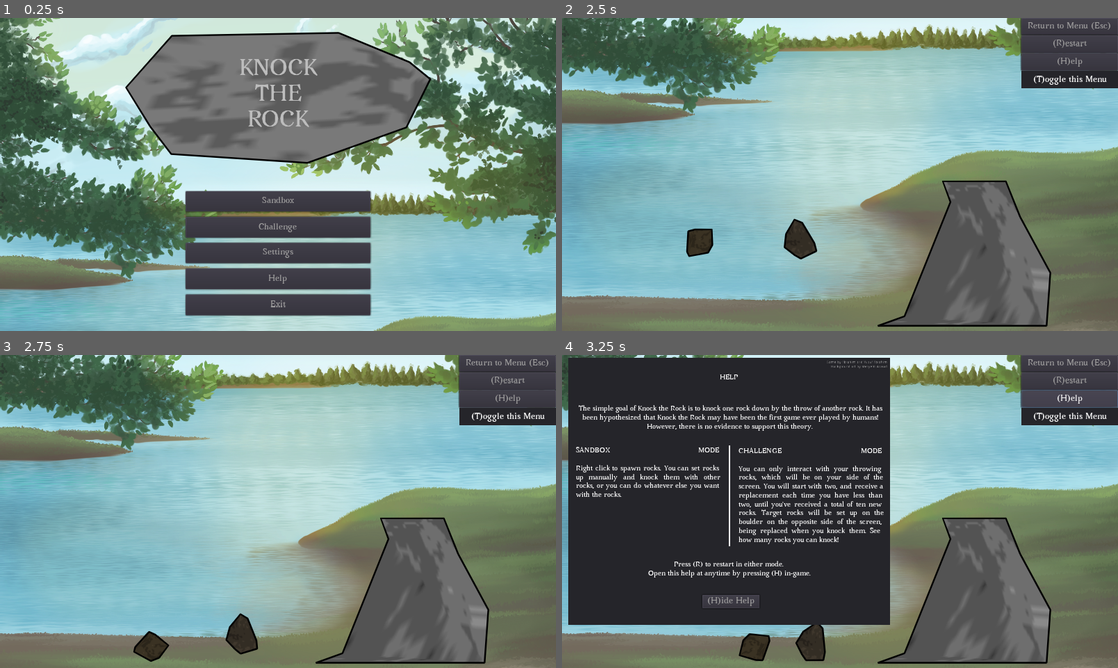
Above: before the commit, frames 1-4 (two rows, left to right).
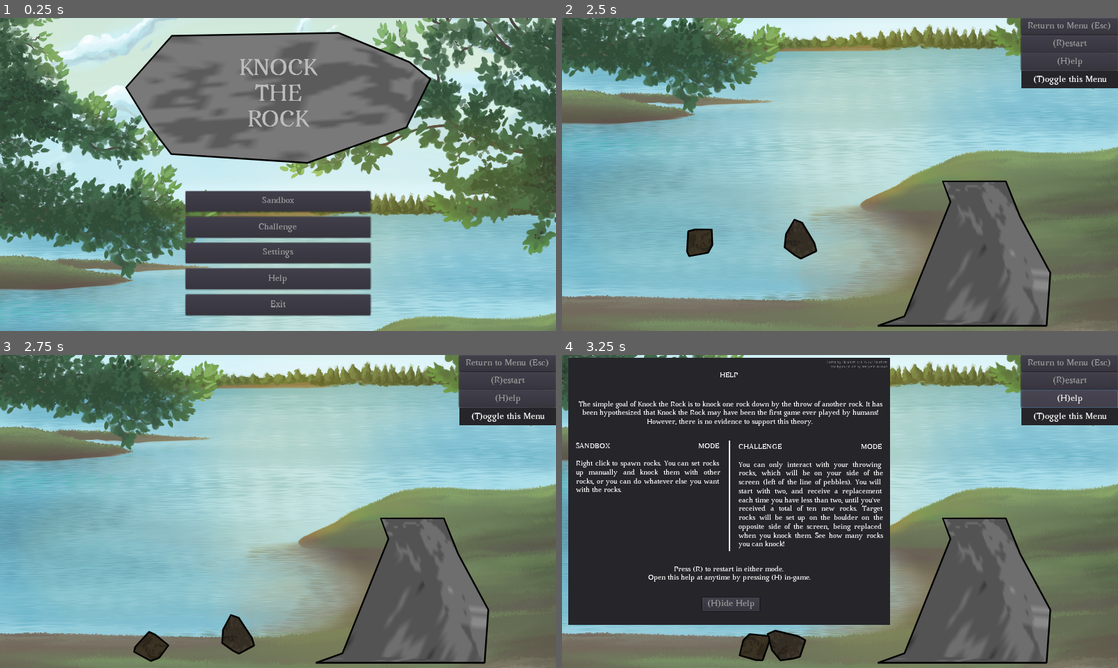
Above: after the commit, the same moments.

Repository: ebrahimebrahim/knock-the-rock
Game: Godot game, scene res://MenuScreen.tscn
The game is run twice, just before and just after one commit, with the same random seed, the same clock (stepped at 60 frames per second) and the same inputs.
Inputs (mouse positions are in pixels of both pictures, inside the frame that each line leads up to):
- Up to frame 1 (0.25 s): no input
- Up to frame 2 (2.5 s): click "Sandbox" at 0.5 s; move the mouse to (812, 237) at 1.27 s; press the mouse at (812, 237) at 1.28 s; release the mouse at (812, 237) at 2 s; click "(R)estart" at 2 s
- Up to frame 3 (2.75 s): no input
- Up to frame 4 (3.25 s): click "(H)elp" at 2.75 s

Frames 1-2 are identical in both runs. In frame 3, 0.4% of the frame differs, in the area x 39-47%, y 82-96%; in frame 4, 8.5%, in the area x 2-58%, y 5-98%.

Commit message:
updated help scene text slightly

Diff:
--- a/ktr/Help.tscn
+++ b/ktr/Help.tscn
@@ -136,7 +136,7 @@
 theme = ExtResource( 3 )
 text = "CHALLENGE MODE
 
-You can only interact with your throwing rocks, which will be on your side of the screen. You will start with two, and receive a …(244 unchanged characters)…
+You can only interact with your throwing rocks, which will be on your side of the screen (left of the line of pebbles). You will start with two, and receive a …(244 unchanged characters)…
 align = 3
 valign = 1
 autowrap = true
